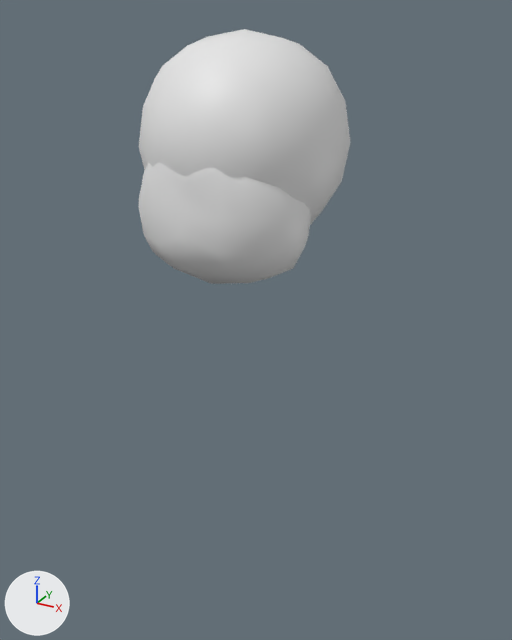
An edit to the Blender file Blender 4.0 modelado de cero a 100 Masterclass 1/Luffy/modeling/blocking.blend, drawn before and after from the same camera.
Before and after are seen from a 50 mm camera at (1.33, -2.33, 2.52) aimed at (0.02, 0.04, 1.33). Every picture has the same lights, and +X, +Y and +Z are marked at lower left.
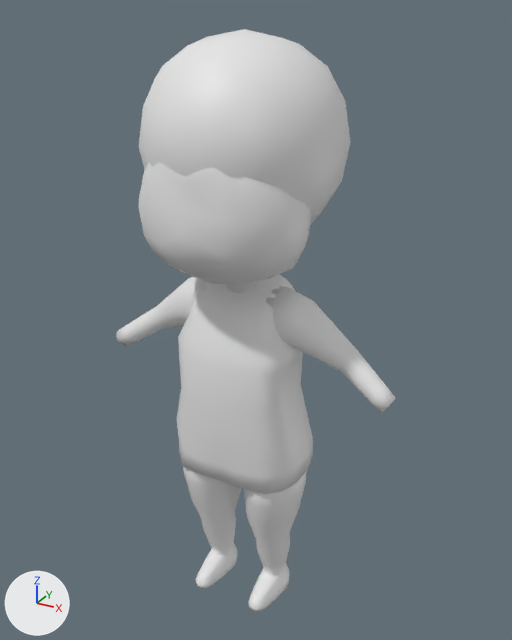
The change, as a list of edits to the scene's bpy script:
```text
Add me_cylinder_002:
    me_cylinder_002.from_pydata(...)  # 144 vertices, 130 faces; spans x 0.112..0.661, y -0.116..0.116, z 1.092..1.517
    me_cylinder_002.polygons.foreach_set('use_smooth', [True] * 130)
Add me_cylinder_001:
    me_cylinder_001.from_pydata(...)  # 270 vertices, 256 faces; spans x 0.023..0.284, y -0.215..0.176, z 0.0..0.732
    me_cylinder_001.polygons.foreach_set('use_smooth', [True] * 256)
Add me_cube:
    me_cube.from_pydata(...)  # 102 vertices, 90 faces; spans x 0.0..1.32, y -1.17..0.85, z -2.25..1.98
    me_cube.polygons.foreach_set('use_smooth', [True] * 90)
Add me_cylinder:
    me_cylinder.from_pydata(...)  # 48 vertices, 34 faces; spans x -1.18..1.18, y -1.21..1.68, z -1.01..1.27
    me_cylinder.polygons.foreach_set('use_smooth', [True] * 34)
Add ob_cylinder_002:
    ob_cylinder_002 = bpy.data.objects.new('Cylinder.002', me_cylinder_002)
    ob_cylinder_002.location = (0.0, 0.0, 0.0)
    _m = ob_cylinder_002.modifiers.new('Mirror', 'MIRROR')
Add ob_cylinder_001:
    ob_cylinder_001 = bpy.data.objects.new('Cylinder.001', me_cylinder_001)
    ob_cylinder_001.location = (0.0, 0.0, 0.0)
    _m = ob_cylinder_001.modifiers.new('Mirror', 'MIRROR')
Add ob_cube_002:
    ob_cube_002 = bpy.data.objects.new('Cube.002', me_cube)
    ob_cube_002.location = (0.0, 0.0, 1.113)
    ob_cube_002.scale = (0.216, 0.216, 0.216)
    _m = ob_cube_002.modifiers.new('Mirror', 'MIRROR')
    _m.use_clip = True
Add ob_cylinder:
    ob_cylinder = bpy.data.objects.new('Cylinder', me_cylinder)
    ob_cylinder.location = (0.0, 0.0, 1.573)
    ob_cylinder.scale = (0.082, 0.082, 0.082)
```

Where the change shows, as pixel boxes (x1, y1, x2, y2) in the pictures (512 x 640 px):
'Cube.002', added: after (177, 274, 313, 494)
'Cylinder.001', added: after (183, 467, 307, 611)
'Cylinder.002', added: after (116, 277, 396, 413)
'Cylinder', added: after (227, 280, 263, 293)
